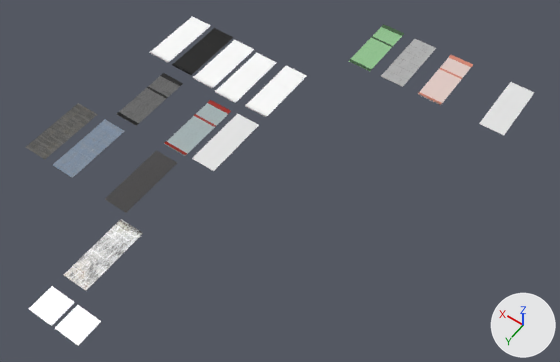
Renders of the Blender file Wall/tier_wall.blend from each side of a commit.
Rendered twice from a camera (50 mm lens) standing at (-12.4, 55.7, 55.6) and looking at (13.4, 19.5, -1.3). Every picture has the same lights, and +X, +Y and +Z are marked at lower right.

Names of what the first picture shows: 'default_wall', 'tier_1.2_wall', 'tier_1.4_wall', 'tier_1.6_wall', 'tier_1.8_wall', 'tier_1_wall', 'tier_2.2_wall', 'tier_2.4_wall', 'tier_2.6_wall', 'tier_2.8_wall', 'tier_2_wall', 'tier_3_wall'.
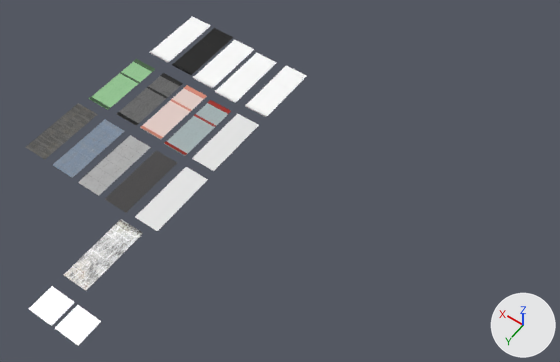
Boxes (x1, y1, x2, y2) around the edits, measured in the pictures (560 x 362 px):
'tier_1_wall', moved
    before: (479, 82, 535, 135)
    after: (135, 167, 208, 231)
'tier_1.4_wall', moved
    before: (381, 39, 436, 87)
    after: (78, 135, 151, 196)
'tier_2.4_wall', moved
    before: (418, 55, 473, 105)
    after: (140, 85, 207, 139)
'tier_2.8_wall', moved
    before: (349, 24, 404, 71)
    after: (89, 59, 155, 110)

What changed in the scene script:
```text
Change ob_tier_1_4_wall:
    ob_tier_1_4_wall.location: (11.08, -0.05, 0.0) -> (26.35, 27.64, 0.0)
Change ob_tier_1_wall:
    ob_tier_1_wall.location: (0.0, 0.0, 0.0) -> (19.55, 27.52, 0.0)
Change ob_tier_2_4_wall:
    ob_tier_2_4_wall.location: (6.77, 0.0, 0.0) -> (26.22, 19.39, 0.0)
Change ob_tier_2_8_wall:
    ob_tier_2_8_wall.location: (14.92, -0.05, 0.0) -> (32.94, 19.45, 0.0)
```
